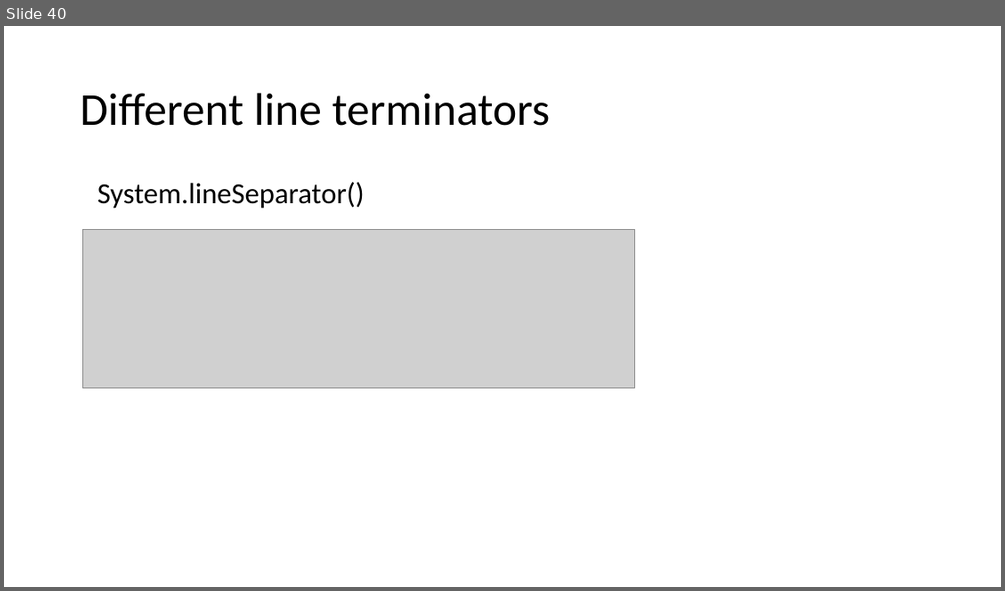
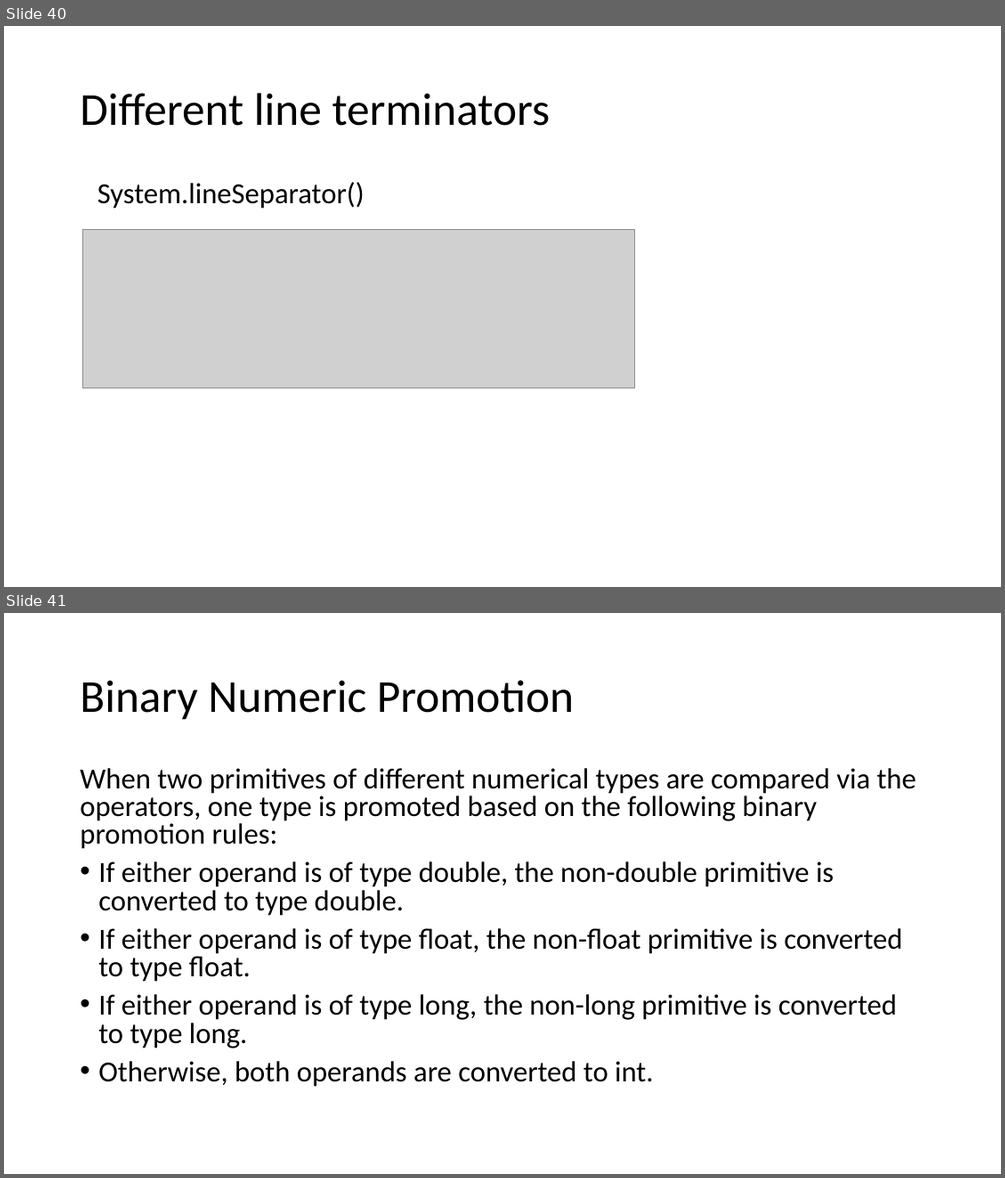
Before and after one commit to VeerababuK/Core-Java, a slide deck: Java Basics.pptx. Shown one above the other, each under a label of ours: slide 40 before the commit, slides 40 and 41 after it. The pictures are 1005x591 and 1005x1178 pixels, drawn with LibreOffice and Linux fonts; fonts in the diff are those of the drawing; grey boxes stand for pictures. Boxes give left, top, right and bottom in pixels: in the first picture for what was removed or moved away, otherwise in the second. Text is boxed around its words. In the diff, an @@ line names an element or a change of style, - is before the commit and + after.

```diff
--- a/Java Basics.pptx
+++ b/Java Basics.pptx
@@ slide 41 added at box(4, 613, 1001, 1174), background #FFFFFF @@
@@ title added at box(80, 680, 574, 720), 44 pt, text #000000 @@
+Binary Numeric Promotion
@@ text added at box(80, 768, 916, 1086), 28 pt, text #000000 @@
+When two primitives of different numerical types are compared via the operators, one type is promoted based on the following binary promotion rules:
+• If either operand is of type double, the non-double primitive is converted to type double.
+• If either operand is of type float, the non-float primitive is converted to type float.
+• If either operand is of type long, the non-long primitive is converted to type long.
+• Otherwise, both operands are converted to int.
```
Also in this commit, not shown: 32 other slides added.
